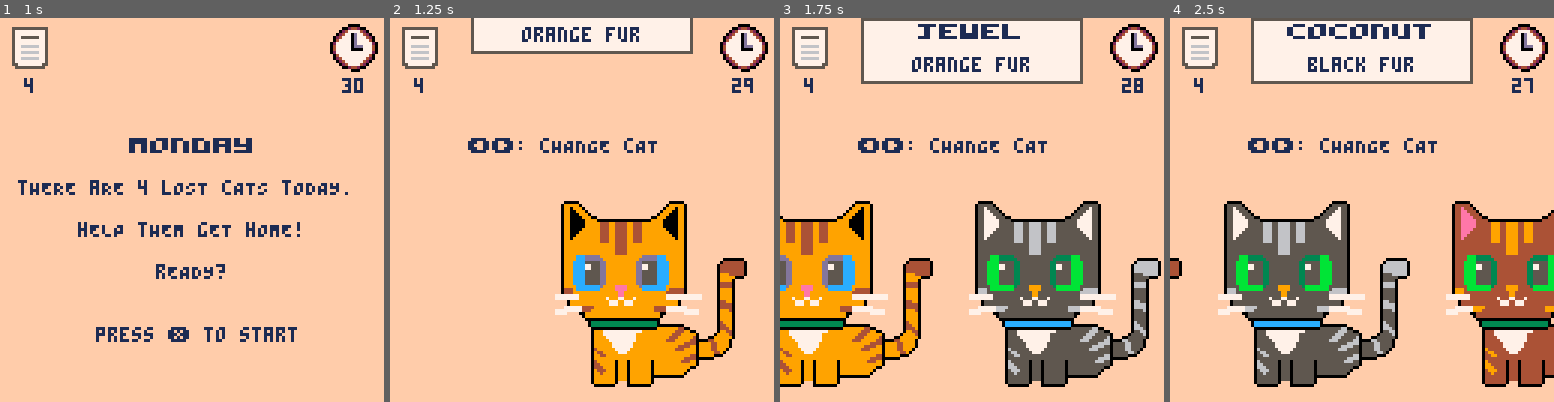
Above: before the commit, frames 1-4 (left to right).
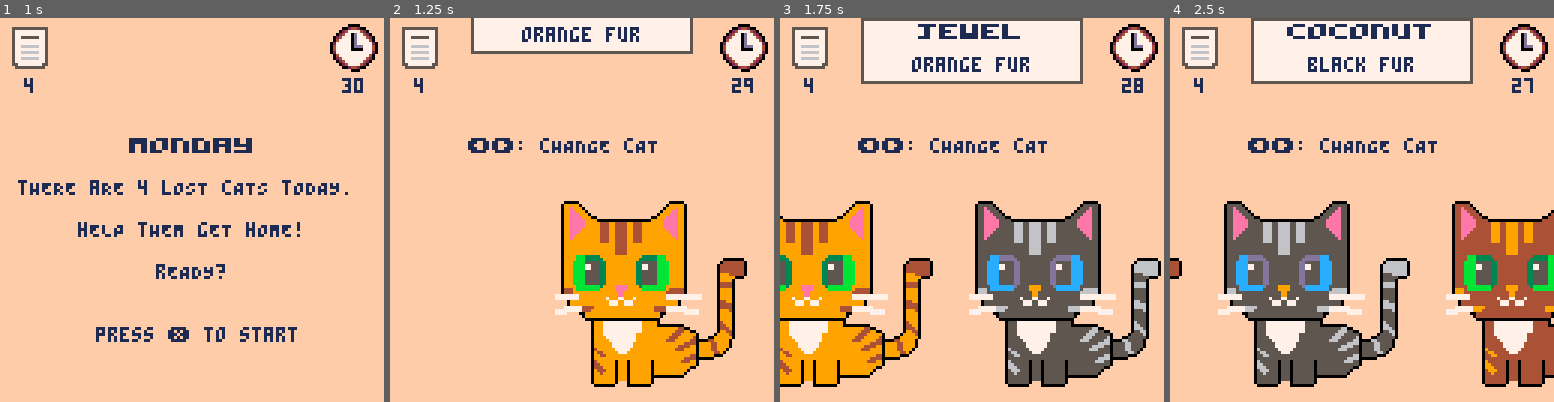
Above: after the commit, the same moments.

Repository: pcal43/pico8-papurrs-please
Game: PICO-8 cartridge pico8-home/carts/lost-cats.p8
The game is run twice, just before and just after one commit, with the same random seed, the same clock (stepped at 60 frames per second) and the same inputs.
Inputs:
- Up to frame 1 (1 s): tap X (X key) at 0.33 s; tap O (Z key) at 0.7 s
- Up to frame 2 (1.25 s): tap X (X key) at 1.07 s
- Up to frame 3 (1.75 s): hold Right from 1.6 s (still down); tap O (Z key) at 1.7 s
- Up to frame 4 (2.5 s): tap X (X key) at 1.85 s; release Right at 2.1 s; tap O (Z key) at 2.1 s; hold Up 2.15-2.42 s; hold Right from 2.47 s (still down)

Frame 1 is identical in both runs. In frame 2, 1.8% of the frame differs, in the area x 46-75%, y 49-82%; in frame 3, 3.1%, in the area x 0-82%, y 49-82%; in frame 4, 2.2%.

Commit message:
checkpoint

Diff:
--- a/pico8-home/carts/src/GameScreen.lua
+++ b/pico8-home/carts/src/GameScreen.lua
@@ -113,7 +113,7 @@
 
     function self.startDay()
         local weekday = WEEKDAYS[self.weekdayNumber]
-        self.posters, self.catList = generatePostersAndCats(weekday.cats, weekday.posterCount, weekday.posterTraitCount, weekday.posterTraits)
+        self.posters, self.catList = generatePostersAndCats(weekday.cats, weekday.catTraits, weekday.posterCount, weekday.posterTraitCount, weekday.posterTraits)
         self.scrollPos = 0
         self.targetPos = 1
         self.secondsRemaining = weekday.time
@@ -395,7 +395,7 @@
 -- If the 1:1 matching constraint cannot be maintained, and error should be printed
 -- and the 'count' reduced to the point where the constraints can be satisfied.
 
-function generatePostersAndCats(catCount, posterCount, posterTraitCount, posterTraitKeys)
+function generatePostersAndCats(catCount, catTraits, posterCount, posterTraitCount, posterTraitKeys)
     if catCount < posterCount then
         printh("error: catCount ("..catCount..") < posterCount ("..posterCount..")")
         return {}, {}
@@ -450,31 +450,37 @@
             while not foundValidCat and catAttempts < maxCatAttempts do
                 catAttempts += 1
 
-                local catTraits = {}
+                local thisCatTraits = {}
                 for traitKey, traitValue in pairs(posterTraits) do
-                    catTraits[traitKey] = traitValue
+                    thisCatTraits[traitKey] = traitValue
                 end
 
                 for i = 1, #TraitKeys do
                     local traitKey = TraitKeys[i]
-                    if catTraits[traitKey] == nil then
+                    if thisCatTraits[traitKey] == nil then
                         local possibleValues = TraitValues[traitKey]
-                        local idx = flr(rnd(#possibleValues)) + 1
-                        catTraits[traitKey] = possibleValues[idx]
+                        local allowedIndices = catTraits[traitKey]
+                        if allowedIndices then
+                            local idx = allowedIndices[flr(rnd(#allowedIndices)) + 1]
+                            thisCatTraits[traitKey] = possibleValues[idx]
+                        else
+                            local idx = flr(rnd(#possibleValues)) + 1
+                            thisCatTraits[traitKey] = possibleValues[idx]
+                        end
                     end
                 end
 
                 local catComboKey = ""
                 for i = 1, #TraitKeys do
                     local traitKey = TraitKeys[i]
-                    catComboKey = catComboKey..traitKey..":"..catTraits[traitKey].name..","
+                    catComboKey = catComboKey..traitKey..":"..thisCatTraits[traitKey].name..","
                 end
 
                 if not usedCatCombos[catComboKey] then
                     -- Check if this cat matches exactly one existing poster (plus this new one)
                     local matchCount = 0
                     for i = 1, #posters do
-                        if posters[i].isMatch(catTraits) then
+                        if posters[i].isMatch(thisCatTraits) then
                             matchCount += 1
                             break
                         end
@@ -482,7 +488,7 @@
 
                     -- Verify matches the new poster
                     local tempPoster = {traits = posterTraits, isMatch = Poster.new("temp", true, posterTraits).isMatch}
-                    if tempPoster.isMatch(catTraits) then
+                    if tempPoster.isMatch(thisCatTraits) then
                         matchCount += 1
                     end
 
@@ -494,7 +500,7 @@
                         local posterIndex = #posters + 1
                         local name = requireNonNil(get_cat_name(name_indeces[posterIndex]), "nil cat name")
                         add(posters, Poster.new(name, name_indeces[posterIndex] < CAT_NAME_FIRST_MALE, posterTraits))
-                        add(cats, Cat.new(TUXEDO_CAT, catTraits))
+                        add(cats, Cat.new(TUXEDO_CAT, thisCatTraits))
                         foundValidCat = true
                     end
                 end
@@ -513,13 +519,19 @@
     while #cats < catCount and attempts < maxAttempts do
         attempts += 1
 
-        local catTraits = {}
+        local thisCatTraits = {}
         local catComboKey = ""
         for i = 1, #TraitKeys do
             local traitKey = TraitKeys[i]
             local possibleValues = TraitValues[traitKey]
-            local idx = flr(rnd(#possibleValues)) + 1
-            catTraits[traitKey] = possibleValues[idx]
+            local allowedIndices = catTraits[traitKey]
+            local idx
+            if allowedIndices then
+                idx = allowedIndices[flr(rnd(#allowedIndices)) + 1]
+            else
+                idx = flr(rnd(#possibleValues)) + 1
+            end
+            thisCatTraits[traitKey] = possibleValues[idx]
             catComboKey = catComboKey..traitKey..":"..possibleValues[idx].name..","
         end
 
@@ -527,7 +539,7 @@
             -- Check if this cat would match any poster
             local matchesAnyPoster = false
             for i = 1, #posters do
-                if posters[i].isMatch(catTraits) then
+                if posters[i].isMatch(thisCatTraits) then
                     matchesAnyPoster = true
                     break
                 end
@@ -535,7 +547,7 @@
 
             if not matchesAnyPoster then
                 usedCatCombos[catComboKey] = true
-                add(cats, Cat.new(TUXEDO_CAT, catTraits))
+                add(cats, Cat.new(TUXEDO_CAT, thisCatTraits))
             end
         end
     end
--- a/pico8-home/carts/src/Global.lua
+++ b/pico8-home/carts/src/Global.lua
@@ -72,7 +72,7 @@
         posterCount = 4,
         cats = 5,
         time = 30,
-        catTraits = { FUR_COLOR, EYE_COLOR },
+        catTraits = { [EYE_COLOR] = { 1, 2 }, [COLLAR_COLOR] = { 1 }, [EAR_COLOR] = { 1 } },
         posterTraits = { FUR_COLOR },
         posterTraitCount = 1
     },
@@ -81,7 +81,7 @@
         posterCount = 5,
         cats = 8,
         time = 45,
-        catTraits = { FUR_COLOR, EYE_COLOR, COLLAR_COLOR },
+        catTraits = { [COLLAR_COLOR] = { 1, 2 }, [EAR_COLOR] = { 1 } },
         posterTraits = { FUR_COLOR, EYE_COLOR },
         posterTraitCount = 2
     },
@@ -90,7 +90,7 @@
         posterCount = 10,
         cats = 15,
         time = 45,
-        catTraits = { FUR_COLOR, EYE_COLOR, COLLAR_COLOR },
+        catTraits = { },
         posterTraits = { FUR_COLOR, EYE_COLOR, COLLAR_COLOR },
         posterTraitCount = 3
     },
@@ -99,7 +99,7 @@
         posterCount = 15,
         cats = 25,
         time = 60,
-        catTraits = { FUR_COLOR, EYE_COLOR, COLLAR_COLOR },
+        catTraits = { },
         posterTraits = { FUR_COLOR, EYE_COLOR, COLLAR_COLOR, EAR_COLOR },
         posterTraitCount = 3
     },
@@ -108,7 +108,7 @@
         posterCount = 20,
         cats = 50,
         time = 90,
-        catTraits = { FUR_COLOR, EYE_COLOR, COLLAR_COLOR },
+        catTraits = { },
         posterTraits = { FUR_COLOR, EYE_COLOR, EAR_COLOR },
         posterTraitCount = 3
     }
